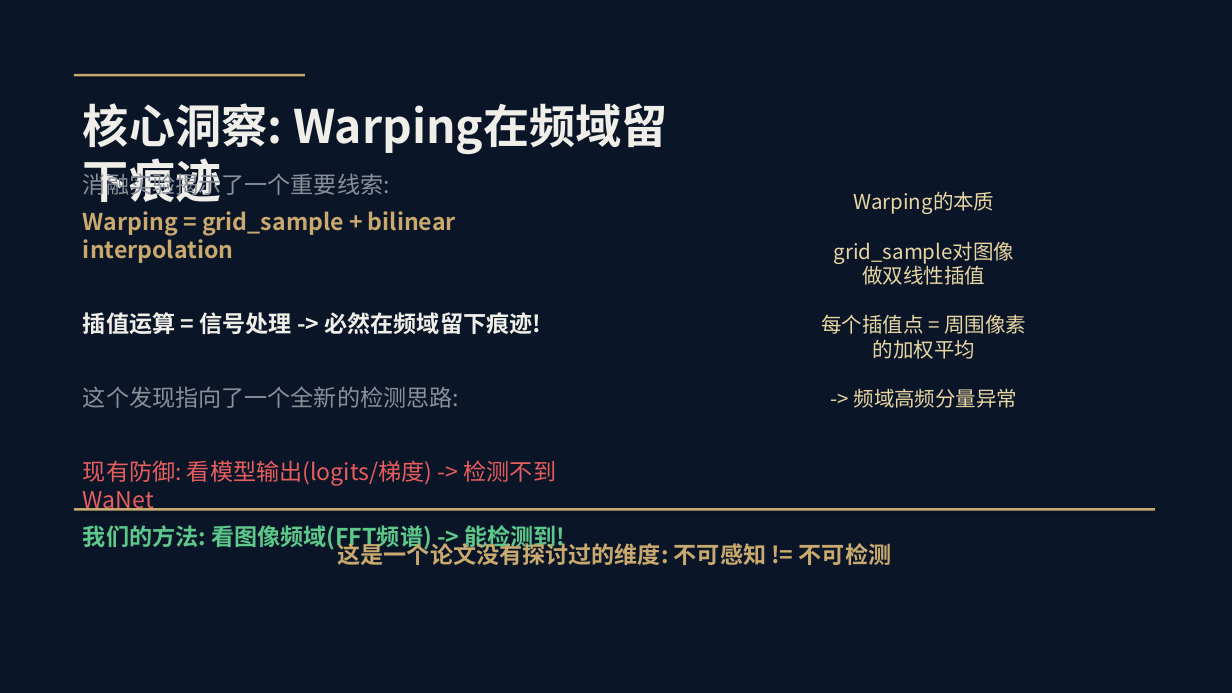
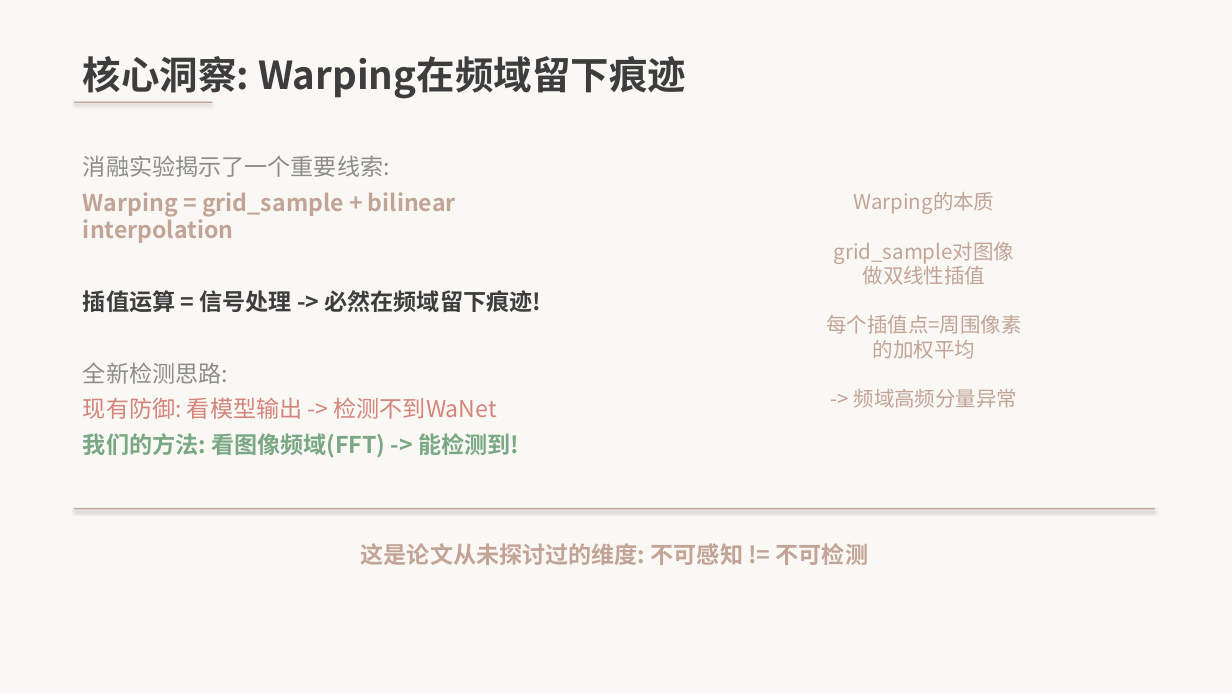
Before and after one commit to axgo-ja/NIS3353, a slide deck: slide 8 of WaNet答辩.pptx. Drawn at 1232x693 pixels with LibreOffice and Linux fonts; fonts in the diff are those of the drawing. Boxes give left, top, right and bottom in pixels: in the first picture for what was removed or moved away, otherwise in the second. Text is boxed around its words. In the diff, an @@ line names an element or a change of style, - is before the commit and + after.

```diff
--- a/WaNet答辩.pptx
+++ b/WaNet答辩.pptx
@@ background #0A1628 to #FAF8F5 @@
@@ text "核心洞察: Warping在频域留下痕迹": place and size @@
-text "核心洞察: Warping在频域留下痕迹" at box(83, 103, 283, 147)
+text "核心洞察: Warping在频域留下痕迹" at box(83, 56, 686, 99)
@@ text "核心洞察: Warping在频域留下痕迹" at box(83, 56, 686, 99): size 36 to 30 pt, text colour #F0EEE8 to #3D3D3D @@
@@ rectangle at box(74, 102, 213, 103): fill #C9A96E to #C2A497 @@
@@ rectangle: place and size @@
-rectangle at box(74, 74, 305, 77)
+rectangle at box(74, 102, 213, 103)
@@ text "消融实验揭示了一个重要线索:": place and size @@
-text "消融实验揭示了一个重要线索:" at box(83, 170, 566, 550)
+text "消融实验揭示了一个重要线索:" at box(83, 155, 541, 458)
@@ text at box(83, 155, 541, 312): text colour #8A8F9A to #8C8C8C in "消融实验揭示了一个重要线索:"; text colour #C9A96E to #C2A497 in "Warping = grid_sample + bilinear interpolation"; text colour #F0EEE8 to #3D3D3D in "插值运算 = 信号处理 -> 必然在频域留下痕迹!" @@
@@ text at box(826, 192, 1022, 408): text changed; text colour #E8D5A3 to #C2A497 @@
-Warping的本质
-grid_sample对图像
-做双线性插值
-每个插值点 = 周围像素
-的加权平均
--> 频域高频分量异常
+Warping的本质
+grid_sample对图像
+做双线性插值
+每个插值点=周围像素
+的加权平均
+-> 频域高频分量异常
@@ text at box(83, 362, 519, 458): text changed; text colour #E85D5D to #7AA884 @@
-这个发现指向了一个全新的检测思路:
-现有防御: 看模型输出(logits/梯度) -> 检测不到WaNet
-我们的方法: 看图像频域(FFT频谱) -> 能检测到!
+全新检测思路:
+现有防御: 看模型输出 -> 检测不到WaNet
+我们的方法: 看图像频域(FFT) -> 能检测到!
@@ rectangle at box(74, 508, 1155, 509): fill #C9A96E to #C2A497 @@
@@ text at box(361, 543, 868, 565): text changed; text colour #C9A96E to #C2A497 @@
-这是一个论文没有探讨过的维度: 不可感知 != 不可检测
+这是论文从未探讨过的维度: 不可感知 != 不可检测
```
Also in this commit, not shown: 12 other slides changed, 2 slides added, 1 slide removed, 1 other file.
